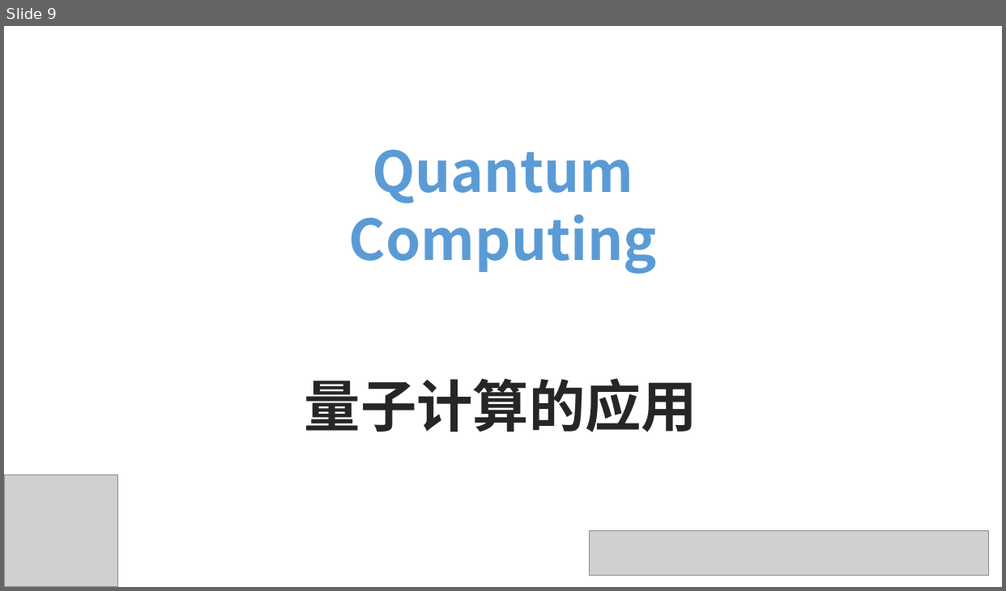
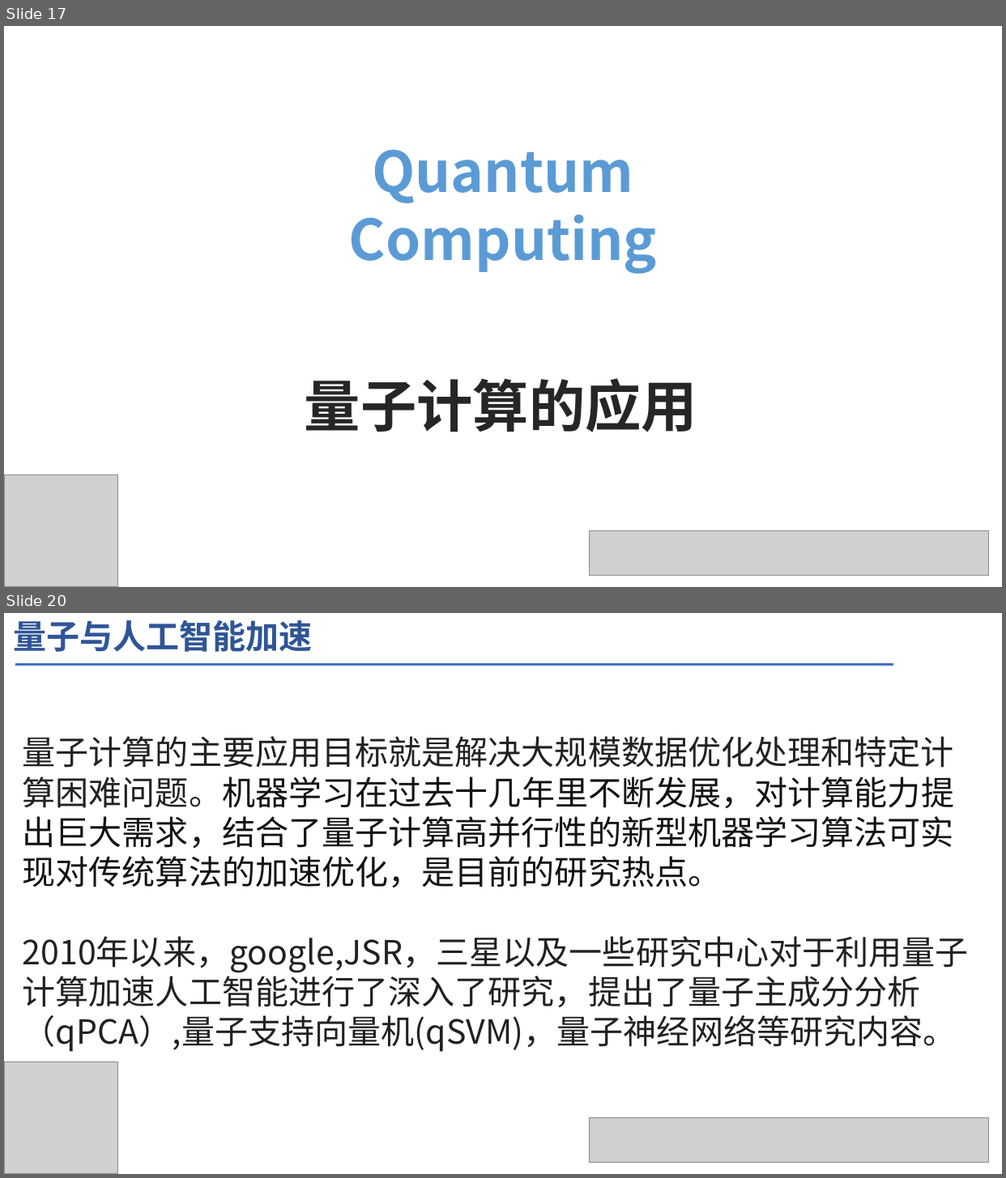
Before and after one commit to leliyliu/UCAS-Courses, a slide deck: homework/quantum computing .pptx. Shown one above the other, each under a label of ours: slide 9 before the commit, slides 17 and 20 after it; the slides between them are not shown. The pictures are 1006x591 and 1006x1178 pixels, drawn with LibreOffice and Linux fonts; fonts in the diff are those of the drawing; grey boxes stand for pictures. Boxes give left, top, right and bottom in pixels: in the first picture for what was removed or moved away, otherwise in the second. Text is boxed around its words. In the diff, an @@ line names an element or a change of style, - is before the commit and + after.

```diff
--- a/homework/quantum computing .pptx
+++ b/homework/quantum computing .pptx
@@ slide 20 added at (4, 613, 1002, 1174), background #FFFFFF @@
@@ text added at (13, 620, 313, 652), 32 pt, text #2F5597, bold @@
+量子与人工智能加速
@@ line added from (15, 664) to (893, 664), #4472C4 2.25 pt @@
@@ text added at (23, 736, 969, 1052), 32 pt, text #202122 @@
+量子计算的主要应用目标就是解决大规模数据优化处理和特定计算困难问题。机器学习在过去十几年里不断发展，对计算能力提出巨大需求，结合了量子计算高并行性的新型机器学习算法可实现对传统算法的加速优化，是目前的研究热点。
+2010年以来，google,JSR，三星以及一些研究中心对于利用量子计算加速人工智能进行了深入了研究，提出了量子主成分分析（qPCA）,量子支持向量机(qSVM)，量子神经网络等研究内容。
@@ picture added at (4, 1063, 117, 1174) @@
@@ picture added at (590, 1118, 988, 1162) @@
@@ what was slide 9 is now slide 17 @@
```
Also in this commit, not shown: 2 slides changed, 2 other slides added, 3 other files.
